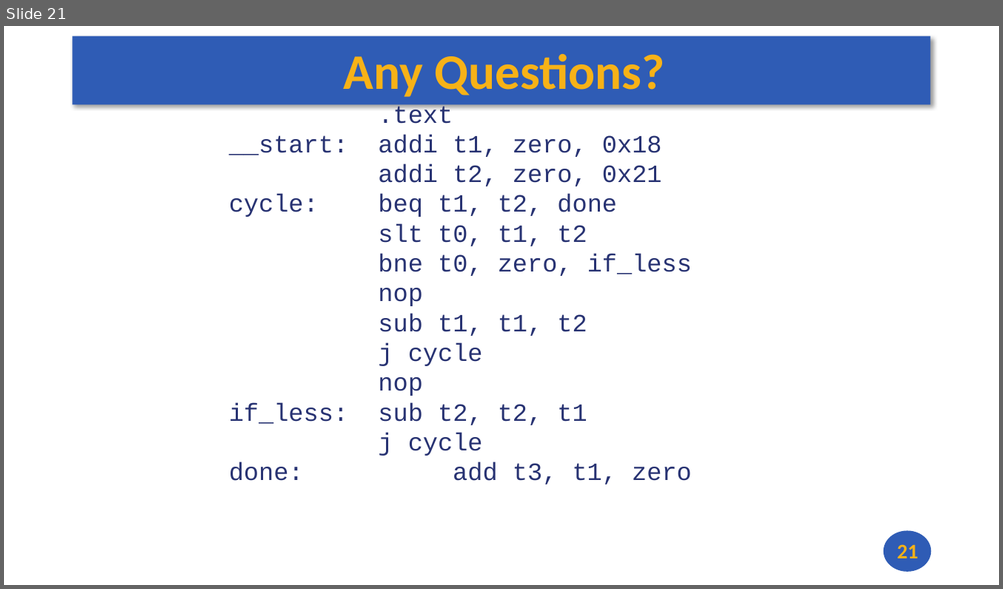
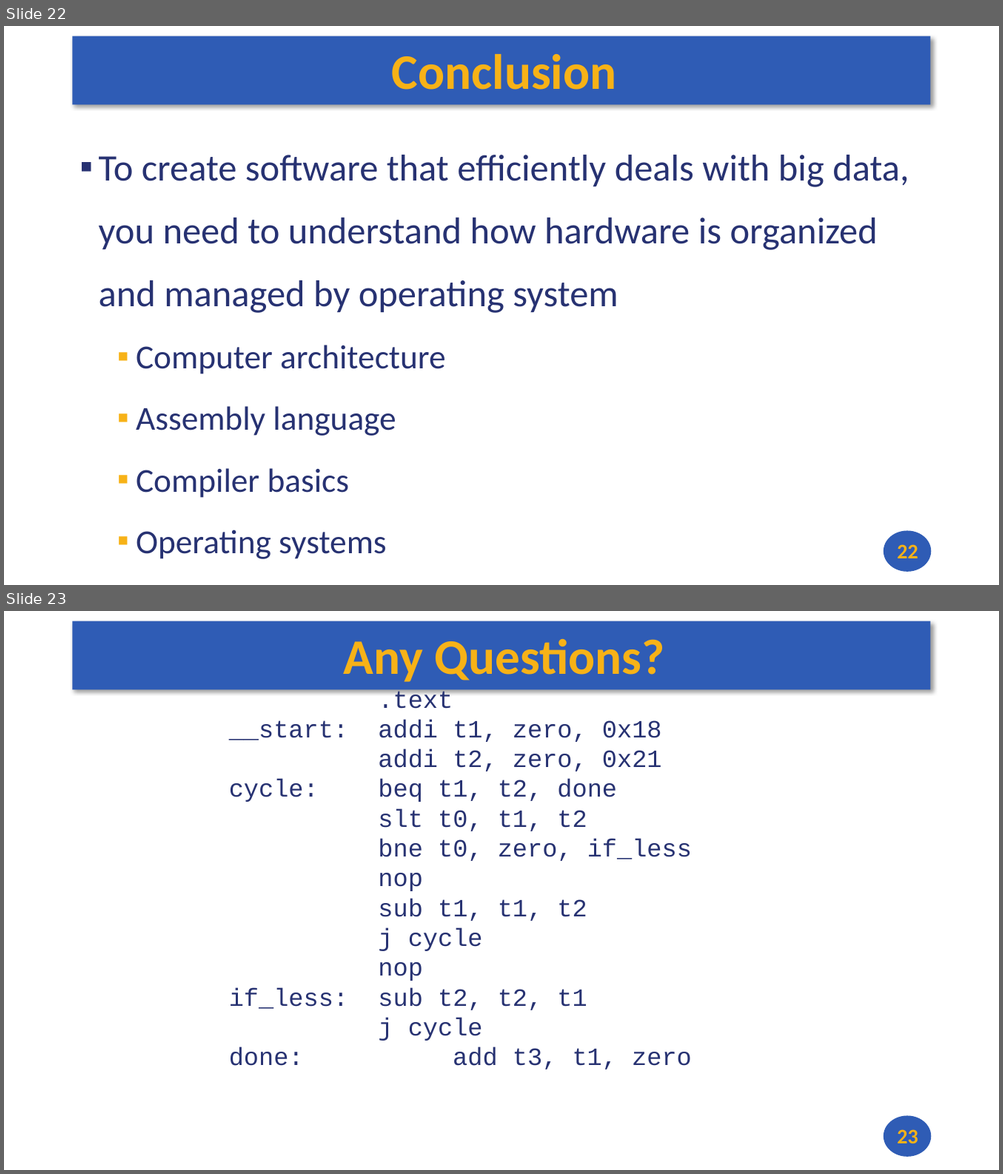
Before and after one commit to andrewt0301/hse-acos-course, a slide deck: docs/part1ca/01_Introduction/CA_Lecture_01.pptx. Shown one above the other, each under a label of ours: slide 21 before the commit, slides 22 and 23 after it. The pictures are 1003x589 and 1003x1174 pixels, drawn with LibreOffice and Linux fonts; fonts in the diff are those of the drawing. Boxes give left, top, right and bottom in pixels: in the first picture for what was removed or moved away, otherwise in the second. Text is boxed around its words. In the diff, an @@ line names an element or a change of style, - is before the commit and + after.

```diff
--- a/docs/part1ca/01_Introduction/CA_Lecture_01.pptx
+++ b/docs/part1ca/01_Introduction/CA_Lecture_01.pptx
@@ slide 22 added at bbox=[4, 26, 999, 585], background #FFFFFF; not listed: 2 template elements that a slide beside it also shows @@
@@ title added at bbox=[392, 54, 616, 90], 48 pt, text #F7B217, bold @@
+Conclusion
@@ text added at bbox=[99, 155, 908, 560], 36.1 pt, text #273272 @@
+▪ To create software that efficiently deals with big data, you need to understand how hardware is organized and managed by operating system
+  ▪ Computer architecture
+  ▪ Assembly language
+  ▪ Compiler basics
+  ▪ Operating systems
@@ page number added at bbox=[896, 545, 917, 559], 20 pt, text #F7B217, bold @@
+22
@@ what was slide 21 is now slide 23 @@
@@ page number at bbox=[896, 1130, 917, 1144]: text changed @@
-21
+23
```
Also in this commit, not shown: 6 slides changed, 3 other slides added, 2 slides removed, 4 other files.
